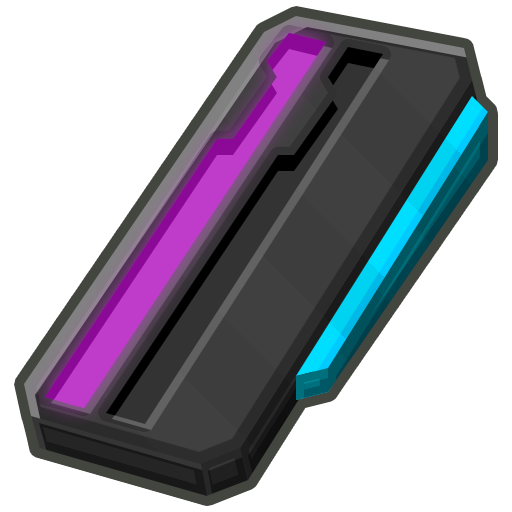
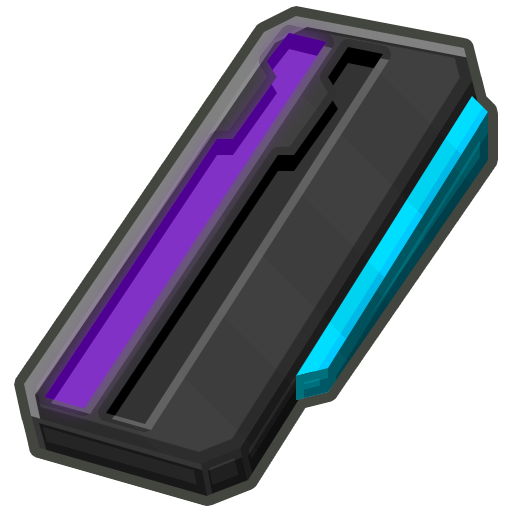
Comparing the layer stacks of the two 512×512 images. Changes:
hid group "creative_fluid_storage_disk" (1st of 2, in "Fluid") (20 layers) over [34, 19, 338, 422]
showed group "256k_fluid_storage_disk" (1st of 2, in "Fluid") (20 layers) over [34, 19, 338, 422]
